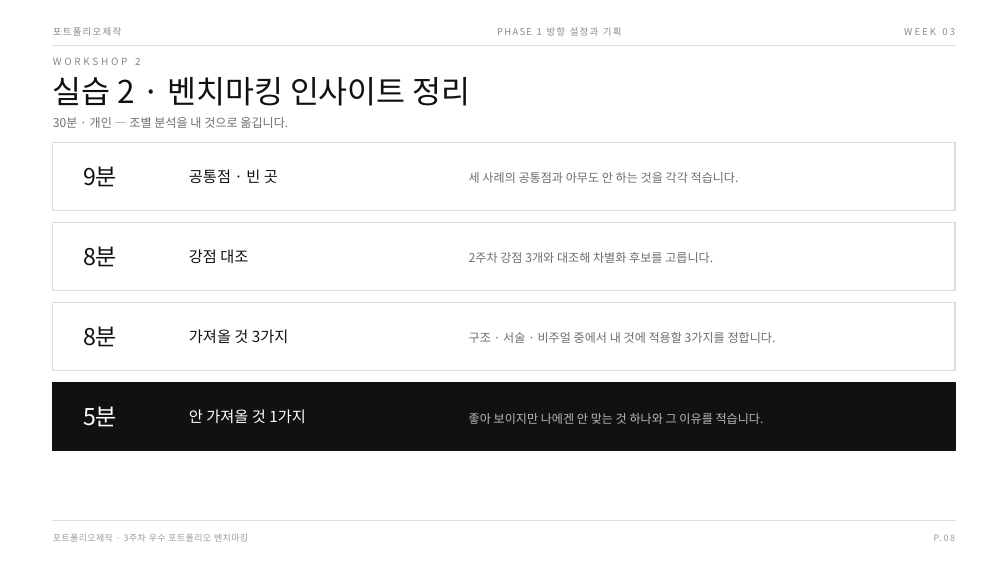
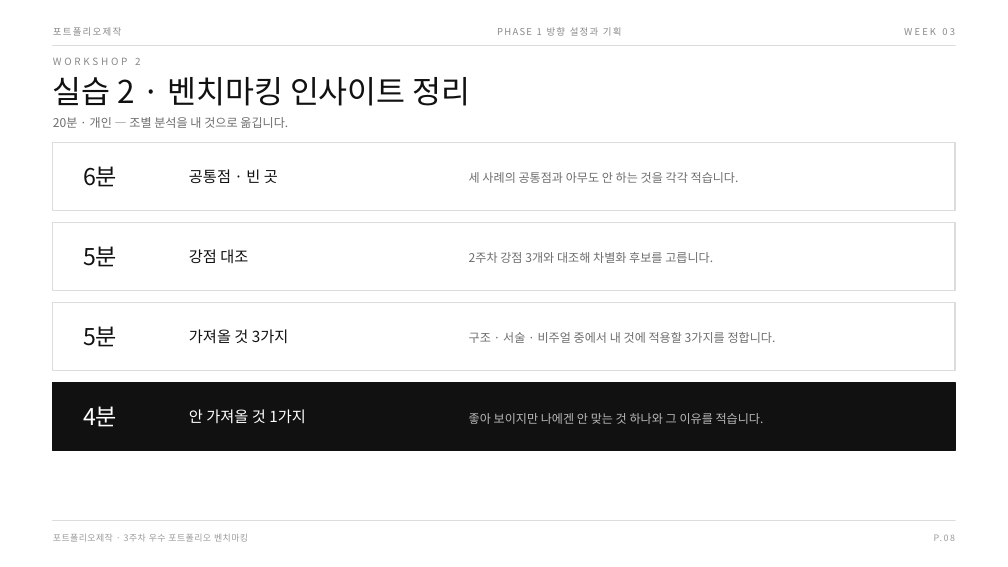
Before and after one commit to design-eng/MIN.D, a slide deck: slide 13 of dist/weeks-포트폴리오제작/포트폴리오제작_03주차_벤치마킹.pptx. Drawn at 1008x567 pixels with LibreOffice and Linux fonts; fonts in the diff are those of the drawing. Boxes give left, top, right and bottom in pixels: in the first picture for what was removed or moved away, otherwise in the second. Text is boxed around its words. In the diff, an @@ line names an element or a change of style, - is before the commit and + after.

```diff
--- a/dist/weeks-포트폴리오제작/포트폴리오제작_03주차_벤치마킹.pptx
+++ b/dist/weeks-포트폴리오제작/포트폴리오제작_03주차_벤치마킹.pptx
@@ text at (x1=53, y1=117, x2=288, y2=128): text changed @@
-30분 · 개인 — 조별 분석을 내 것으로 옮깁니다.
+20분 · 개인 — 조별 분석을 내 것으로 옮깁니다.
@@ text at (x1=83, y1=166, x2=117, y2=187): text changed @@
-9분
+6분
@@ text at (x1=83, y1=246, x2=117, y2=267): text changed @@
-8분
+5분
@@ text "5분" moved from (x1=83, y1=406, x2=117, y2=427) to (x1=83, y1=326, x2=117, y2=347) @@
@@ text "5분" at (x1=83, y1=326, x2=117, y2=347): text colour #FFFFFF to #111111 @@
@@ text removed at (x1=83, y1=326, x2=117, y2=347) @@
-8분
@@ text added at (x1=83, y1=406, x2=117, y2=427), 22 pt, text #FFFFFF @@
+4분
```
Also in this commit, not shown: 3 other slides changed, 4 other files.
